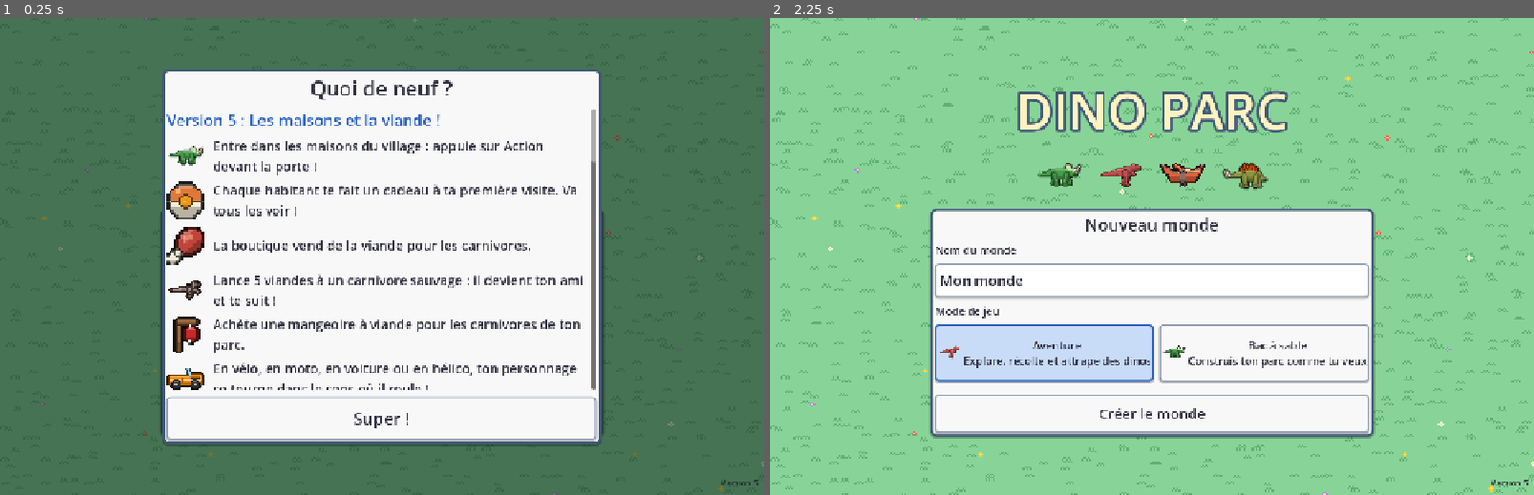
Above: before the commit, frames 1-2 (left to right).
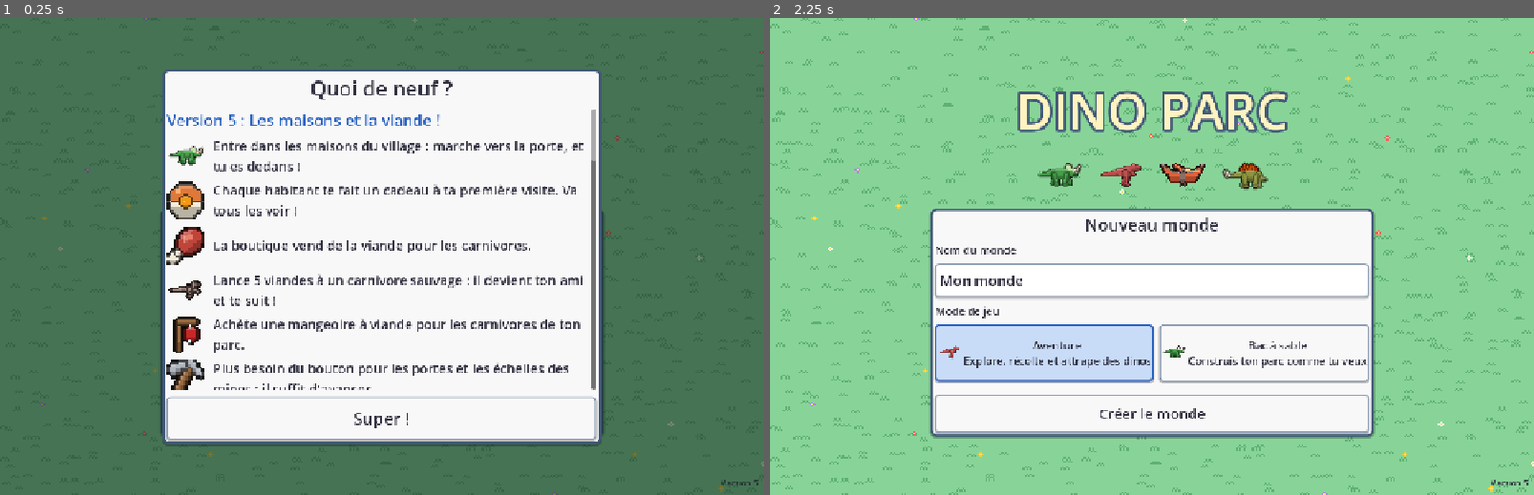
Above: after the commit, the same moments.

Repository: kevindjf/dino-parc
Game: Godot game, scene res://main.tscn
Two runs of this game, one before a commit and one after it. Both use one fixed random seed, a clock stepped at 60 frames per second and the inputs below.
Inputs:
- Up to frame 1 (0.25 s): no input
- Up to frame 2 (2.25 s): click "Aventure Explore, récolte et …" at 0.5 s; click "Bac à sable Construis ton par…" at 1.25 s; click "Créer le monde" at 2 s

The runs differ from the first frame. In frame 1, 1.3% of the frame differs, in the area x 21-78%, y 25-78%; in frame 2, nothing differs.

Commit message:
feat: enter houses and mines by walking into their door
Walking up into a house door or a mine entrance goes in, and stepping on a mine
ladder climbs it, without the action button. Right after arriving, doors wait
until the stick changes direction so holding it does not bounce back.

Co-Authored-By: Claude Opus 5.5 (1M context) <noreply@anthropic.com>

Diff:
--- a/scripts/main.gd
+++ b/scripts/main.gd
@@ -136,6 +136,10 @@
 var village: Node2D = null  # the village, while the player is in it
 var village_state := {}  # the chests already opened and the presents given, saved with the game
 var house: Node2D = null  # the inside of a village house, while the player is in it
+# Doors and ladders are taken just by walking into them. Right after arriving somewhere, they
+# wait until the player stops or changes direction, so holding the stick does not go back at once.
+var door_wait := false
+var door_wait_dir := Vector2i.ZERO
 var world_bounds := Rect2()
 var combat: Node2D = null
 var builder: Node2D = null
@@ -1265,6 +1269,8 @@
 # --- Adventure: harvesting and building with your own hands ----------------------
 
 func _process_adventure(delta: float) -> void:
+	if door_wait and player.pushing != door_wait_dir:
+		door_wait = false
 	if away != null:
 		if mine != null:
 			_process_mine()
@@ -1281,6 +1287,15 @@
 	if player.position.x < -1.5 * T:
 		enter_village()
 		return
+	# Walking up into a mine entrance goes down.
+	var entrance = occupied.get(player.cell() + Vector2i.UP) if player.pushing == Vector2i.UP else null
+	if entrance != null and entrance.kind == "mine" and _door_ready():
+		if player.vehicle == "" and player.mount == null:
+			enter_mine(entrance)
+			return
+		if clock > gate_warned:
+			gate_warned = clock + 3.0
+			_float_text(player.position, "Descends pour entrer dans la mine", Color("ffab91"))
 	_update_gates(player.position)
 	# A tamed dinosaur that followed us into an enclosure stays there.
 	for dino in dinos:
@@ -1431,6 +1446,7 @@
 	camera.bounds = world_bounds
 	camera.position = player.position
 	hud.refresh_build()
+	_arrived()
 
 
 # Builds a level of the mine and puts the player by the ladder it came from.
@@ -1454,6 +1470,7 @@
 	camera.bounds = mine.bounds()
 	camera.position = player.position
 	hud.refresh_build()
+	_arrived()
 
 
 func _mine_action(cell: Vector2i) -> void:
@@ -1483,6 +1500,10 @@
 
 
 func _process_mine() -> void:
+	# Stepping on a ladder climbs it.
+	if mine.kind_at(player.cell()) in ["up", "down"] and player.pushing != Vector2i.ZERO and _door_ready():
+		_mine_action(player.cell())
+		return
 	var target: Vector2i = player.front()
 	var kind: String = mine.kind_at(target)
 	_show_ghost(target, Vector2i.ONE, Color.WHITE if kind != "floor" else Color("90a0b0"))
@@ -1506,6 +1527,7 @@
 	camera.bounds = village.bounds()
 	camera.position = player.position
 	hud.refresh_build()
+	_arrived()
 	hud.flash("Bienvenue au village !\nVa voir la boutique sur la place.", 3.0)
 
 
@@ -1522,6 +1544,15 @@
 	if village.is_exit(player.cell()):
 		exit_village()
 		return
+	# Walking up into the door of a house goes in.
+	var door: int = village.house_door_below(player.cell()) if player.pushing == Vector2i.UP else -1
+	if door >= 0 and _door_ready():
+		if player.vehicle == "":
+			enter_house(door)
+			return
+		if clock > gate_warned:
+			gate_warned = clock + 3.0
+			_float_text(player.position, "Descends du véhicule pour entrer", Color("ffab91"))
 	village.show_shop_hint(village.near_shop(player.position) and not hud.shop.visible)
 	var target: Vector2i = player.front()
 	var kind: String = village.kind_at(target)
@@ -1571,6 +1602,7 @@
 	player.facing = Vector2i.UP
 	camera.bounds = house.bounds()
 	camera.position = player.position
+	_arrived()
 	hud.flash("Toc toc ! Tu entres chez %s." % house.resident.name, 2.5)
 
 
@@ -1589,6 +1621,16 @@
 	player.facing = Vector2i.DOWN
 	camera.bounds = village.bounds()
 	camera.position = player.position
+	_arrived()
+
+
+func _arrived() -> void:
+	door_wait = true
+	door_wait_dir = player.pushing
+
+
+func _door_ready() -> bool:
+	return not door_wait
 
 
 func _process_house() -> void:
--- a/scripts/news.gd
+++ b/scripts/news.gd
@@ -11,11 +11,12 @@
 		"version": 5,
 		"title": "Les maisons et la viande !",
 		"items": [
-			["dino:triceratops", "Entre dans les maisons du village : appuie sur Action devant la porte !"],
+			["dino:triceratops", "Entre dans les maisons du village : marche vers la porte, et tu es dedans !"],
 			["capsule_copper", "Chaque habitant te fait un cadeau à ta première visite. Va tous les voir !"],
 			["meat", "La boutique vend de la viande pour les carnivores."],
 			["dino:velociraptor", "Lance 5 viandes à un carnivore sauvage : il devient ton ami et te suit !"],
 			["feeder_meat", "Achète une mangeoire à viande pour les carnivores de ton parc."],
+			["pickaxe", "Plus besoin du bouton pour les portes et les échelles des mines : il suffit d'avancer."],
 			["car", "En vélo, en moto, en voiture ou en hélico, ton personnage se tourne dans le sens où il roule !"],
 		],
 	},
--- a/scripts/player.gd
+++ b/scripts/player.gd
@@ -33,6 +33,7 @@
 var altitude := 0.0  # of the helicopter
 var landing := false
 var rotor := 0.0
+var pushing := Vector2i.ZERO  # the direction the player is walking towards, ZERO when standing still
 
 
 func setup(owner_park: Node2D, player_look: Dictionary, at: Vector2) -> void:
@@ -74,6 +75,7 @@
 	# In the building mode, the character waits while the joystick moves the camera.
 	if park.builder != null and park.builder.active:
 		velocity = Vector2.ZERO
+		pushing = Vector2i.ZERO
 		_animate(delta, park.inventory.current())
 		return
 	var input := Vector2.ZERO
@@ -94,6 +96,7 @@
 			facing = Vector2i.RIGHT if input.x > 0.0 else Vector2i.LEFT
 		else:
 			facing = Vector2i.DOWN if input.y > 0.0 else Vector2i.UP
+	pushing = facing if input != Vector2.ZERO else Vector2i.ZERO
 	var speed: float = SPEED * park.inventory.walk_bonus()
 	if mount:
 		speed = ride_speed()
--- a/scripts/village.gd
+++ b/scripts/village.gd
@@ -111,6 +111,15 @@
 func house_at(cell: Vector2i) -> int:
 	for i in HOUSES.size():
 		if Rect2i(HOUSES[i][0], HOUSE_SIZE).has_point(cell):
+			return i
+	return -1
+
+
+# The house whose door is just above this cell (walking up there goes in), or -1.
+func house_door_below(cell: Vector2i) -> int:
+	for i in HOUSES.size():
+		var door: Vector2i = HOUSES[i][0] + Vector2i(1, HOUSE_SIZE.y)
+		if cell == door or cell == door + Vector2i.RIGHT:
 			return i
 	return -1
 
Not shown, changed: README.md
